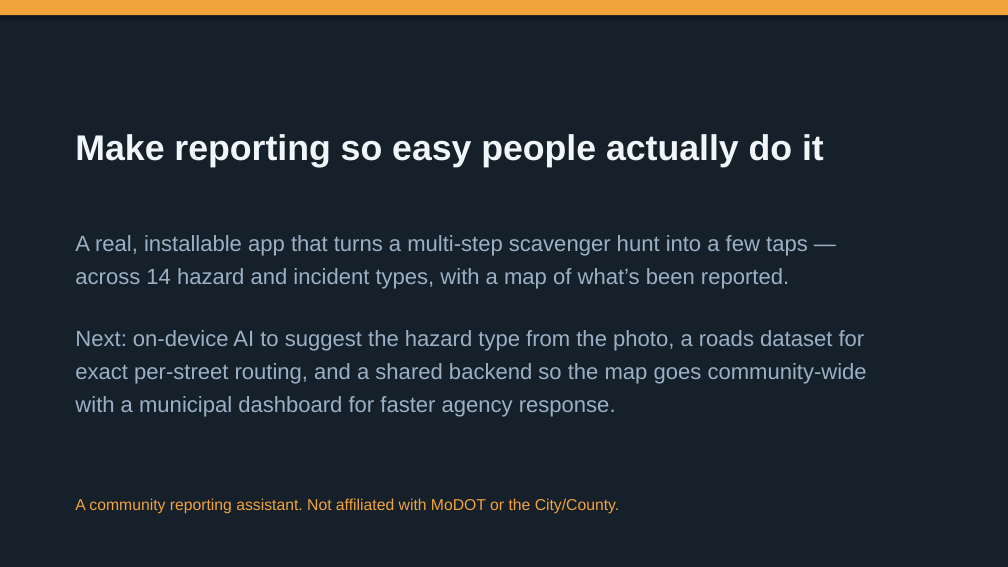
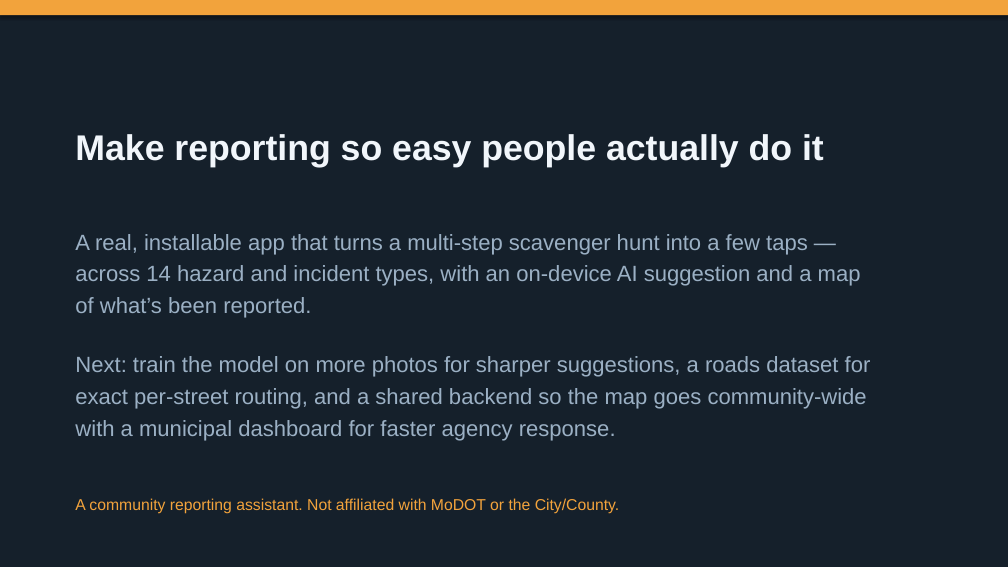
Before and after one commit to rvenky76/potholepal-stl, a slide deck: slide 9 of demo/HazardHub-CAC-deck.pptx (slide 8 before the commit). Drawn at 1008x567 pixels with LibreOffice and Linux fonts; fonts in the diff are those of the drawing. Boxes give left, top, right and bottom in pixels: in the first picture for what was removed or moved away, otherwise in the second. Text is boxed around its words. In the diff, an @@ line names an element or a change of style, - is before the commit and + after.

```diff
--- a/demo/HazardHub-CAC-deck.pptx
+++ b/demo/HazardHub-CAC-deck.pptx
@@ text at bbox=[75, 234, 867, 441]: line spacing 1.25 to 1.2 @@
@@ text at bbox=[75, 265, 871, 377]: text changed @@
-across 14 hazard and incident types, with a map of what’s been reported.
-Next: on-device AI to suggest the hazard type from the photo, a roads dataset for
+across 14 hazard and incident types, with an on-device AI suggestion and a map
+of what’s been reported.
+Next: train the model on more photos for sharper suggestions, a roads dataset for
```
Also in this commit, not shown: 1 other slide changed, 1 slide added, 12 other files.
